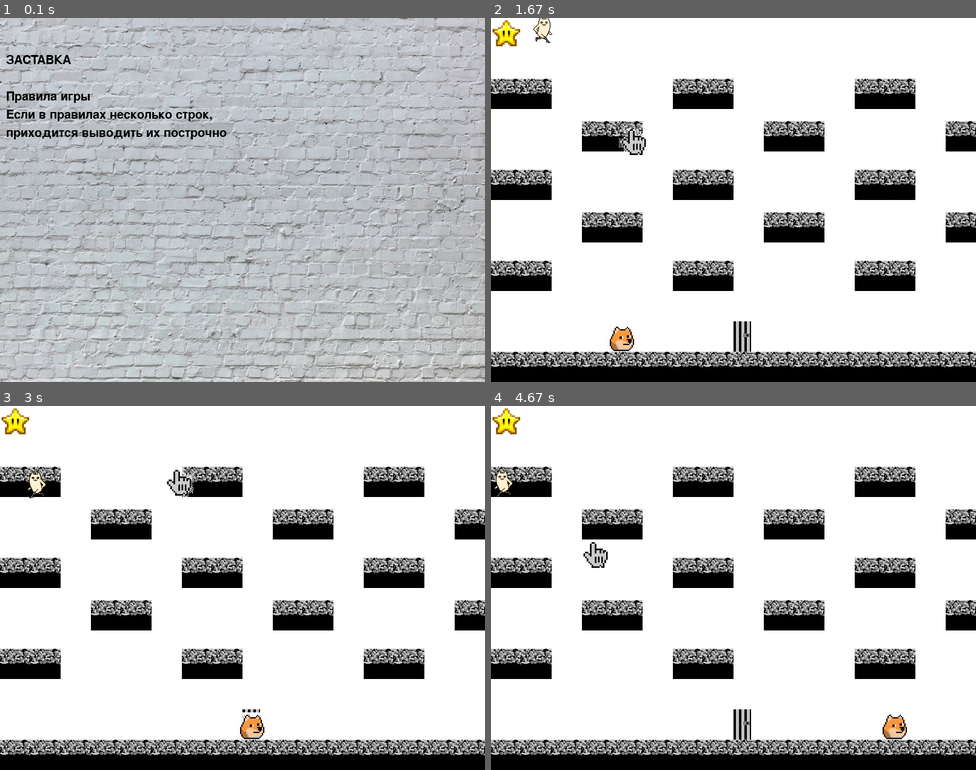
Above: before the commit, frames 1-4 (two rows, left to right).
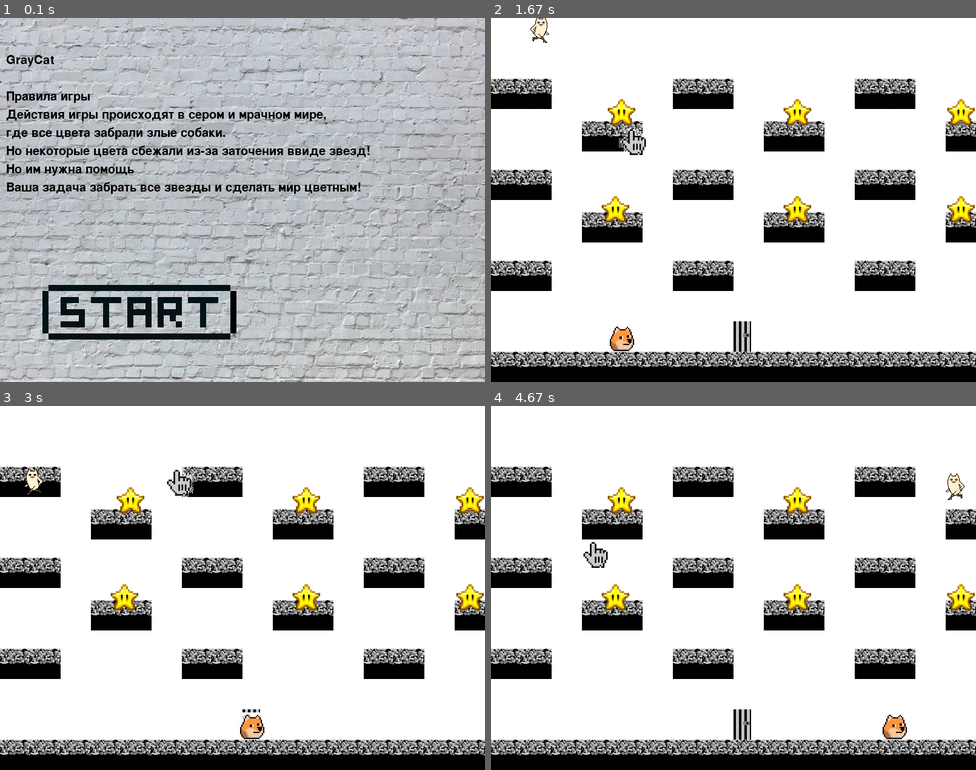
Above: after the commit, the same moments.

Repository: AnastasiaPotapova/PygameProject
Game: pygame game, started from game.py
The game is run twice, just before and just after one commit, with the same random seed, the same clock (stepped at 60 frames per second) and the same inputs.
Inputs (mouse positions are in pixels of both pictures, inside the frame that each line leads up to):
- Up to frame 1 (0.1 s): no input
- Up to frame 2 (1.67 s): click (631, 312) at 0.38 s; hold Right 0.67-1.13 s; move the mouse to (782, 280) at 0.7 s; press the mouse at (607, 65) at 1.2 s; move the mouse to (675, 72) at 1.3 s; release the mouse at (743, 76) at 1.43 s; hold Up from 1.5 s (still down); click (617, 127) at 1.58 s
- Up to frame 3 (3 s): release Up at 1.8 s; hold Right 1.83-2.3 s; click (247, 624) at 1.92 s; hold Left 2.33-2.87 s; click (426, 726) at 2.42 s; hold Left from 2.9 s (still down); click (164, 467) at 2.98 s
- Up to frame 4 (4.67 s): release Left at 3.3 s; hold Up 3.33-3.7 s; click (903, 682) at 3.42 s; hold Right 3.73-4.37 s; click (908, 558) at 3.82 s; hold Left from 4.4 s (still down); click (578, 540) at 4.48 s

The runs differ from the first frame. In frame 1, 6.2% of the frame differs, in the area x 1-77%, y 10-89%; in frame 2, 2.0%; in frame 3, 2.0%; in frame 4, 1.9%.

Commit message:
Очередное обновление
-стартовый экран
-усложнение призраками
-появление бонусов
-вопросы к АА:
  - проблема с заходом на блоки

Diff:
--- a/data/level1.txt
+++ b/data/level1.txt
@@ -1,2 +1,2 @@
 550,0;550,50;550,100;550,150;550,200;550,250;550,300;550,350;550,400;550,450;550,500;550,550;550,600;550,650;550,700;55 …(220 unchanged characters)…
-0,0
+190,130;180,290;480,130;480,290;750,130;750,290
--- a/game.py
+++ b/game.py
@@ -24,15 +24,17 @@
     return image
 
 
-def pxl(n):
-    return n * 50
+def terminate():
+    pygame.quit()
 
 
 def start_screen():
-    intro_text = ["ЗАСТАВКА", "",
+    intro_text = ["GrayCat", "",
                   "Правила игры",
-                  "Если в правилах несколько строк,",
-                  "приходится выводить их построчно"]
+                  "Действия игры происходят в сером и мрачном мире,",
+                  "где все цвета забрали злые собаки.",
+                  "Но некоторые цвета сбежали из-за заточения ввиде звезд!",
+                  "Но им нужна помощь","Ваша задача забрать все звезды и сделать мир цветным!"]
 
     fon = pygame.transform.scale(load_image('fon.jpg'), (WIDTH, HEIGHT))
     screen.blit(fon, (0, 0))
@@ -51,15 +53,86 @@
         for event in pygame.event.get():
             if event.type == pygame.QUIT:
                 terminate()
-            elif event.type == pygame.KEYDOWN or \
-                    event.type == pygame.MOUSEBUTTONDOWN:
-                return True
+            # if event.type == pygame.MOUSEMOTION:
+            #     mouse.activ(pygame.mouse.get_pos())
+            #     pygame.mouse.set_visible(False)
+            if event.type == pygame.MOUSEBUTTONDOWN:
+                if btn.process_event(event):
+                    return 'data/level1.txt'
+        # mg.update()
+        # mg.draw(screen)
+        btn_group.update()
+        btn_group.draw(screen)
+
         pygame.display.flip()
         clock.tick(FPS)
 
 
-def generate_level():
-    pass
+def game(level_name):
+    mm = []
+    with open(level_name, 'r') as x:
+        data = x.read()
+    data = data.split('\n')
+    lst = [[], []]
+    lst[0] = [x.split(',') for x in data[0].split(';')]
+    lst[1] = [x.split(',') for x in data[1].split(';')]
+    for i in lst[0]:
+        mm.append(Block(group_my, int(i[1]), int(i[0])))
+    for i in lst[1]:
+        Star(star_group, int(i[0]), int(i[1]))
+    running = True
+    clock = pygame.time.Clock()
+    while running:
+        clock.tick(30)
+        for event in pygame.event.get():
+            if event.type == pygame.QUIT:
+                running = False
+            if event.type == pygame.MOUSEBUTTONDOWN:
+                print(event.pos)
+                # all_sprites.process_event(event)
+            if event.type == pygame.KEYDOWN:
+                pers.move(pygame.key.get_pressed())
+            if event.type == pygame.KEYUP:
+                pers.x = 0
+            if event.type == pygame.MOUSEMOTION:
+                mouse.activ(pygame.mouse.get_pos())
+                pygame.mouse.set_visible(False)
+        screen.fill((255, 255, 255))
+        door_group.update()
+        door_group.draw(screen)
+        group_my.update()
+        group_my.draw(screen)
+        pers_group.update()
+        pers_group.draw(screen)
+        star_group.check()
+        star_group.update()
+        star_group.draw(screen)
+        if pers.bonuse_counter > 20:
+            boss_group.update()
+            boss_group.draw(screen)
+        if pers.check():
+            end_group.update()
+            end_group.draw(screen)
+        mg.draw(screen)
+        pygame.display.flip()
+
+
+class Button(pygame.sprite.Sprite):
+    image = load_image('start.png')
+
+    def __init__(self, g, x, y):
+        super().__init__(g)
+        self.image = Button.image
+        self.rect = self.image.get_rect()
+        self.rect.x = x
+        self.rect.y = y
+
+    def update(self):
+        self.rect = self.rect
+
+    def process_event(self, event):
+        if self.rect.collidepoint(event.pos):
+            return True
 
 
 class End(pygame.sprite.Sprite):
@@ -106,6 +179,13 @@
         self.rect.y = a[1]
 
 
+class StarGroup(pygame.sprite.Group):
+    def check(self):
+        for sprite in self.sprites():
+            if sprite.check():
+                sprite.kill()
+
+
 class Star(pygame.sprite.Sprite):
     image = load_image("star.png")
 
@@ -118,6 +198,9 @@
 
     def update(self):
         self.rect = self.rect
+
+    def check(self):
+        return pygame.sprite.spritecollideany(self, pers_group)
 
 
 class EndGroup(pygame.sprite.Group):
@@ -184,24 +267,31 @@
         self.is_jump = False
         self.x = 0
         self.y = 0
+        self.bonuse_counter = 0
+        self.k = False
 
     def update(self):
         if pygame.sprite.spritecollideany(self, group_my):
             pass
         else:  # not(self.is_jump):
             self.rect = self.rect.move(0, 5)
-        if self.x == 1:
+        if self.x == 1 and self.k == pygame.sprite.spritecollideany(self, group_my):
             if self.rect.x + 5 < width:
                 self.rect = self.rect.move(5, 0)
             else:
                 self.rect.x = 0
-        if self.x == -1:
+        if self.x == -1 and self.k == pygame.sprite.spritecollideany(self, group_my):
             if self.rect.x - 5 > 0:
                 self.rect = self.rect.move(-5, 0)
             else:
                 self.rect.x = width - 50
+        self.k = pygame.sprite.spritecollideany(self, group_my)
+
+
         if pers.is_jump:
             pers.jump()
+        if pygame.sprite.spritecollideany(self, star_group):
+            self.bonuse_counter += 10
 
     def move(self, press):
         if press[pygame.K_UP]:
@@ -235,74 +325,55 @@
                 self.jump_count = 15
                 self.is_jump = False
 
-# ЕТО СМЭРТЬ
-# def jump(self):
-#      if self.is_jump:
-#          if self.jump_count >= -20:
-#              dy = (self.jump_count ** 2) // 10
-#              if self.jump_count > 0:
-#                  self.rect.y -= dy
-#              else:
-#                  self.rect.y += dy
-#              self.jump_count -= 1
-#          else:
-#              self.jump_count = 20
-#              self.is_jump = False
-
-
-if start_screen():
-    end_group = EndGroup()
-    group_my = pygame.sprite.Group()
-    pers_group = pygame.sprite.Group()
-    star_group = pygame.sprite.Group()
-    door_group = pygame.sprite.Group()
-    mm = []
-    dog = Dog(group_my)
-    with open('data\level1.txt', 'r') as x:
-        data = x.read()
-    data = data.split('\n')
-    lst = [[],[]]
-    lst[0] = [x.split(',') for x in data[0].split(';')]
-    lst[1] = [x.split(',') for x in data[1].split(';')]
-    for i in lst[0]:
-        mm.append(Block(group_my, int(i[1]), int(i[0])))
-    for i in lst[1]:
-        Star(star_group, int(i[1]), int(i[0]))
-    pers = Creature(pers_group)
-    running = True
-    end = End(end_group)
-    mg = MouseGroup()
-    mouse = Mouse(mg)
-    door = Door(door_group, 400, height - 100)
-    clock = pygame.time.Clock()
-    while running:
-        clock.tick(30)
-        for event in pygame.event.get():
-            if event.type == pygame.QUIT:
-                running = False
-            if event.type == pygame.MOUSEBUTTONDOWN:
-                print('+')
-                # all_sprites.process_event(event)
-            if event.type == pygame.KEYDOWN:
-                pers.move(pygame.key.get_pressed())
-            if event.type == pygame.KEYUP:
-                pers.x = 0
-            if event.type == pygame.MOUSEMOTION:
-                mouse.activ(pygame.mouse.get_pos())
-                pygame.mouse.set_visible(False)
-        screen.fill((255, 255, 255))
-        door_group.update()
-        door_group.draw(screen)
-        group_my.update()
-        group_my.draw(screen)
-        pers_group.update()
-        pers_group.draw(screen)
-        star_group.update()
-        star_group.draw(screen)
-        if pers.check():
-            end_group.update()
-            end_group.draw(screen)
-        mg.draw(screen)
-        pygame.display.flip()
+
+class Boss(pygame.sprite.Sprite):
+    image = load_image('ghost.jpg', -1)
+
+    def __init__(self, g):
+        super().__init__(g)
+        self.image = Boss.image
+        self.rect = self.image.get_rect()
+        self.mask = pygame.mask.from_surface(self.image)
+        self.rect.x = 0
+        self.rect.y = 0
+        self.v = 1
+
+    def update(self):
+        if pers.rect.x > self.rect.x:
+            self.rect = self.rect.move(self.v, 0)
+        elif pers.rect.x < self.rect.x:
+            self.rect = self.rect.move(-self.v, 0)
+
+        if pers.rect.y > self.rect.y:
+            self.rect = self.rect.move(0, self.v)
+        elif pers.rect.y < self.rect.y:
+            self.rect = self.rect.move(0, -self.v)
+
+        if abs(pers.rect.x - self.rect.x) <= 150 and abs(pers.rect.y - self.rect.y) <= 150:
+            self.v = 3
+        else:
+            self.v = 1
+
+
+
+end_group = EndGroup()
+group_my = pygame.sprite.Group()
+pers_group = pygame.sprite.Group()
+star_group = StarGroup()
+door_group = pygame.sprite.Group()
+btn_group = pygame.sprite.Group()
+boss_group = pygame.sprite.Group()
+boss = Boss(boss_group)
+mg = MouseGroup()
+dog = Dog(group_my)
+pers = Creature(pers_group)
+end = End(end_group)
+mouse = Mouse(mg)
+door = Door(door_group, 400, height - 100)
+btn = Button(btn_group, 10, 400)
+k = None
+while not(k):
+    k = start_screen()
+game(k)
 
 pygame.quit()
Binary file added: data/ghost.jpg
Binary file added: data/start.png
